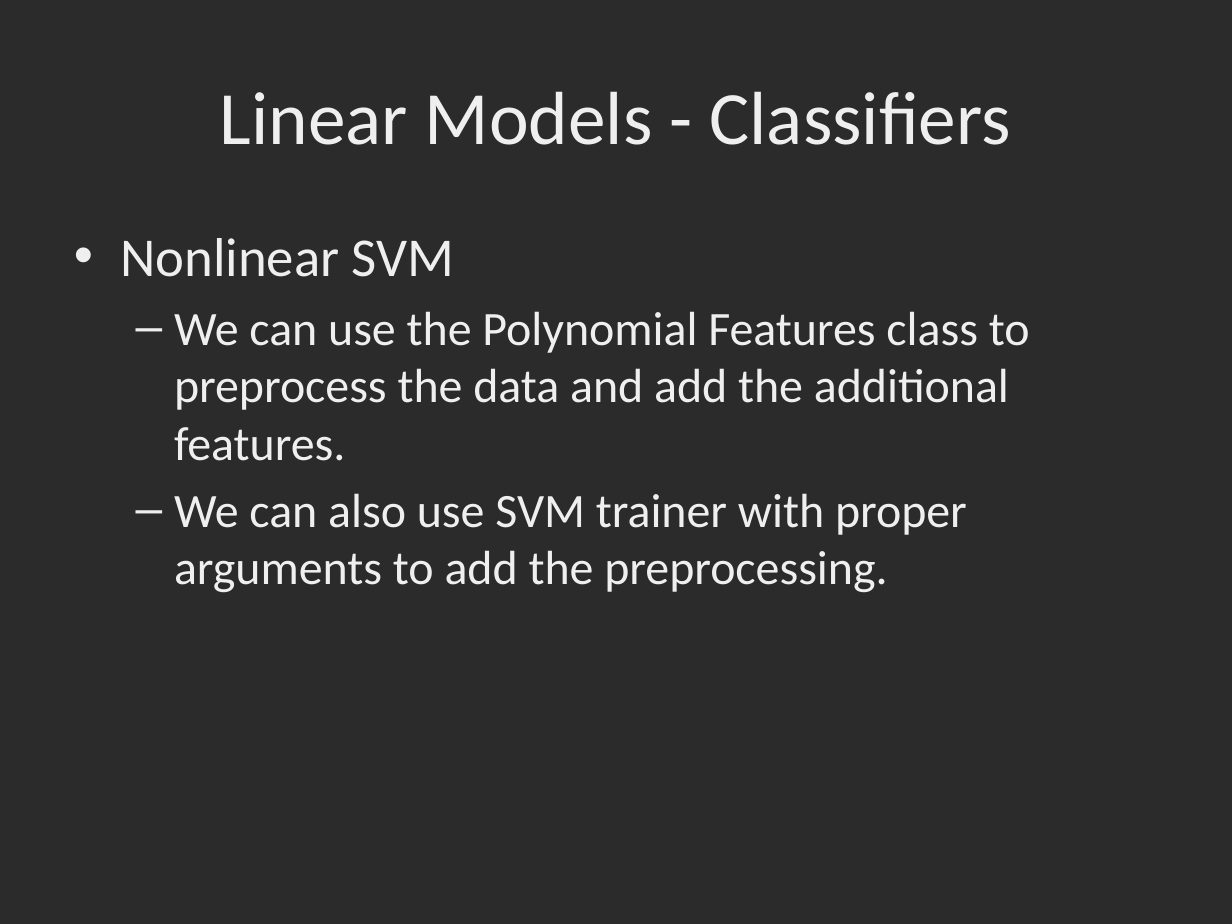
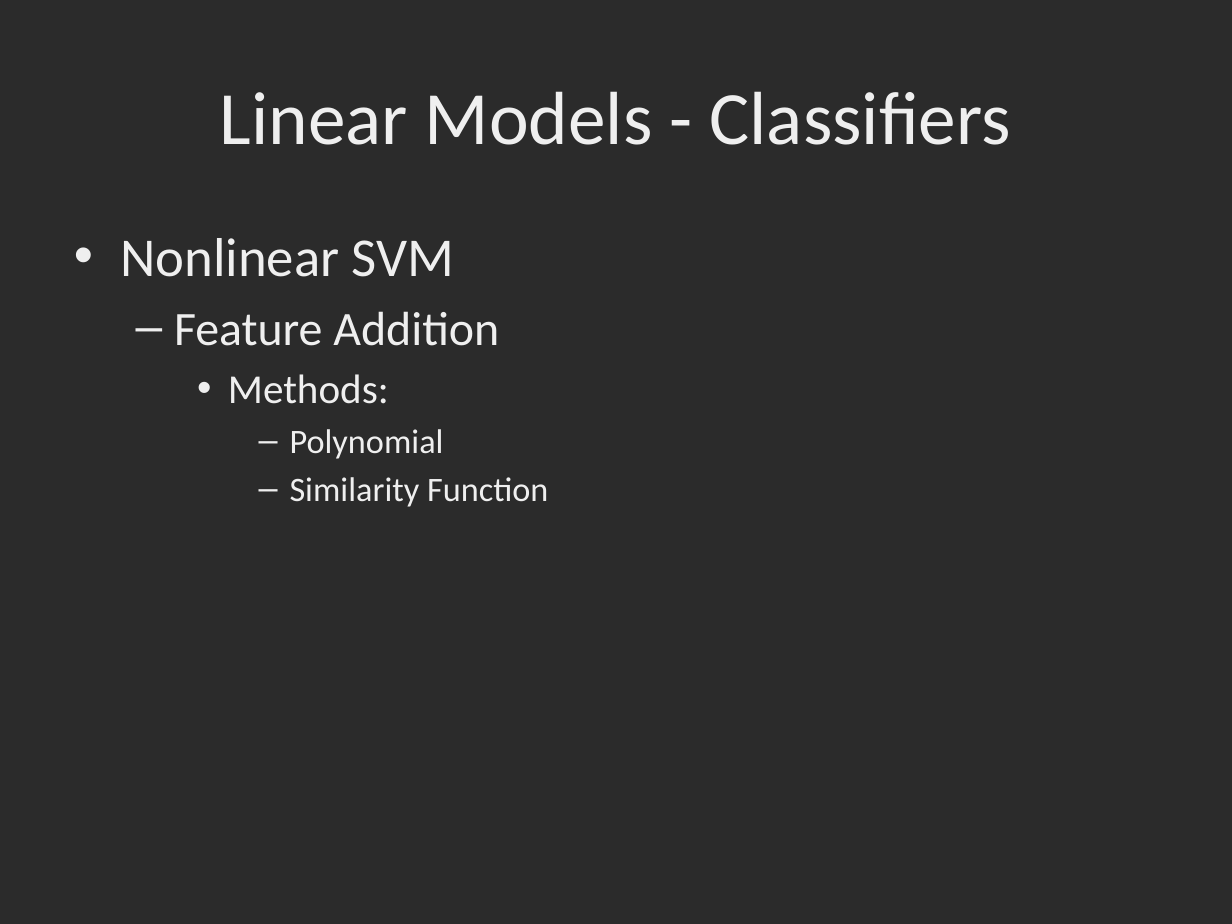
Before and after one commit to dbowmans46/PracticalProgramming, a slide deck: slide 86 of Session 7 - Python/Instructional Material/Session 7 - Python Brief Intro to Machine Learning with Scikit Learn.pptx (slide 77 before the commit). Drawn at 1232x924 pixels with LibreOffice and Linux fonts; fonts in the diff are those of the drawing; background and template pictures are left out; a plain dark background stands for a picture behind light text. Boxes give left, top, right and bottom in pixels: in the first picture for what was removed or moved away, otherwise in the second. Text is boxed around its words. In the diff, an @@ line names an element or a change of style, - is before the commit and + after.

Commit message:
Updated linear SVM slides, added nonlinear SVM slides, updated SVM code, added RBF SVM kernel example.

```diff
--- a/Session 7 - Python/Instructional Material/Session 7 - Python Brief Intro to Machine Learning with Scikit Learn.pptx
+++ b/Session 7 - Python/Instructional Material/Session 7 - Python Brief Intro to Machine Learning with Scikit Learn.pptx
@@ text at (x1=174, y1=311, x2=548, y2=507): text changed; size 28 to 20 pt @@
-  – We can use the Polynomial Features class to preprocess the data and add the additional features.
-  – We can also use SVM trainer with proper arguments to add the preprocessing.
+  – Feature Addition
+    • Methods:
+      – Polynomial
+      – Similarity Function
```
Also in this commit, not shown: 7 other slides changed, 16 slides added, 1 other file.
